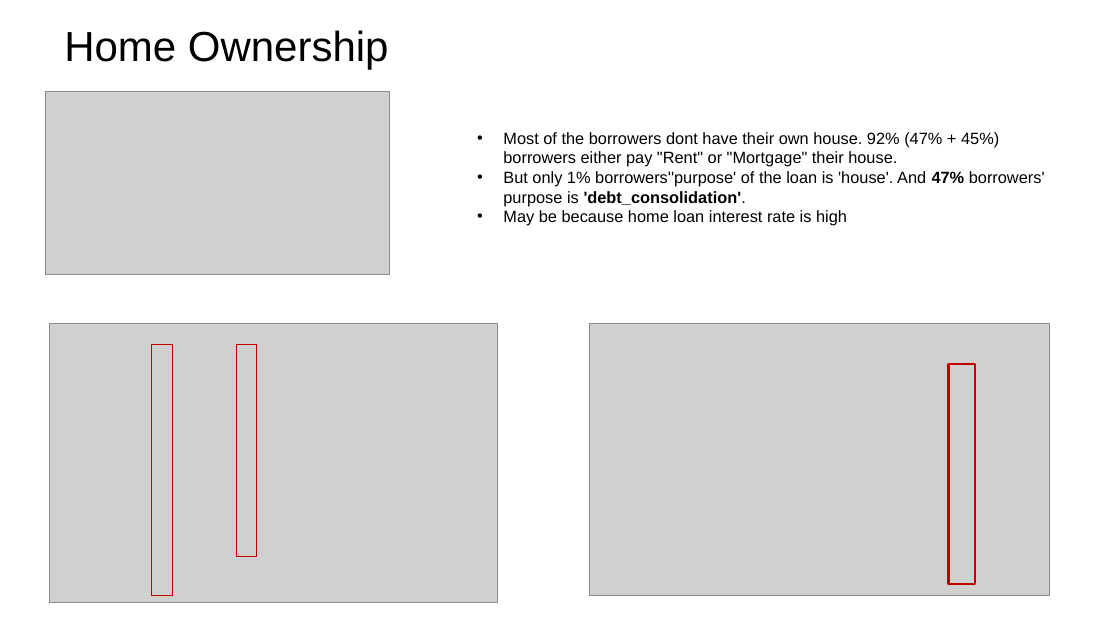
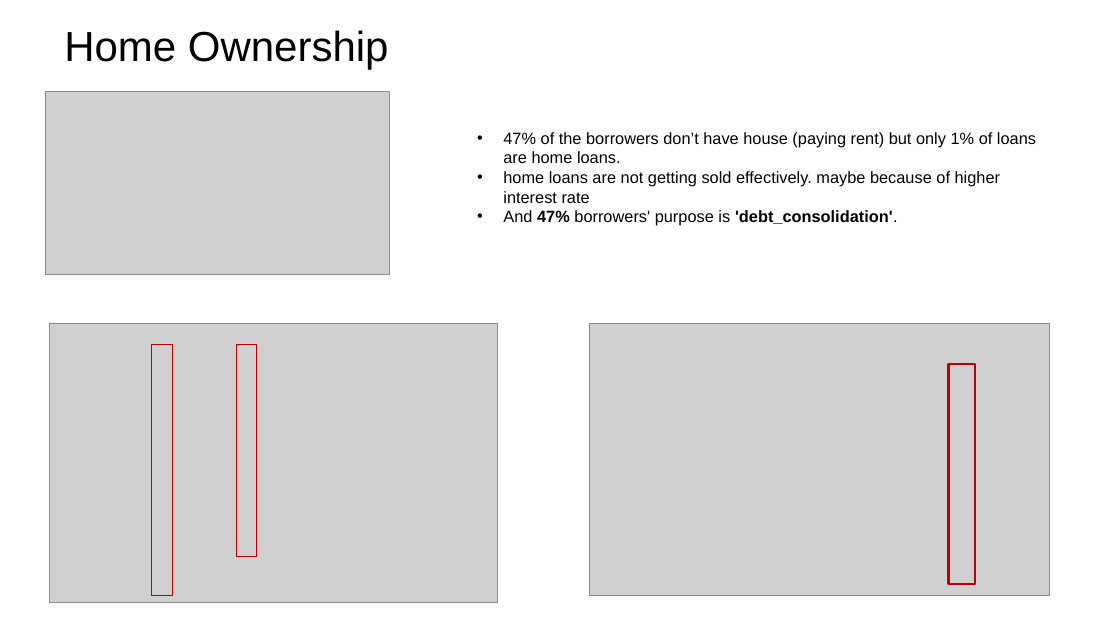
Before and after one commit to irish-luong/LandingClubCaseStudy, a slide deck: slide 9 of lending_club_case_study.pptx (slide 10 before the commit). Drawn at 1120x630 pixels with LibreOffice and Linux fonts; fonts in the diff are those of the drawing; grey boxes stand for pictures; background and template pictures are left out. Boxes give left, top, right and bottom in pixels: in the first picture for what was removed or moved away, otherwise in the second. Text is boxed around its words. In the diff, an @@ line names an element or a change of style, - is before the commit and + after.

```diff
--- a/lending_club_case_study.pptx
+++ b/lending_club_case_study.pptx
@@ text at [503, 132, 1036, 226]: text changed @@
-• Most of the borrowers dont have their own house. 92% (47% + 45%) borrowers either pay "Rent" or "Mortgage" their house.
-• But only 1% borrowers''purpose' of the loan is 'house'. And 47% borrowers' purpose is 'debt_consolidation'.
-• May be because home loan interest rate is high
+• 47% of the borrowers don’t have house (paying rent) but only 1% of loans are home loans.
+• home loans are not getting sold effectively. maybe because of higher interest rate
+• And 47% borrowers' purpose is 'debt_consolidation'.
```
Also in this commit, not shown: 12 other slides changed, 1 slide added, 1 slide removed.
